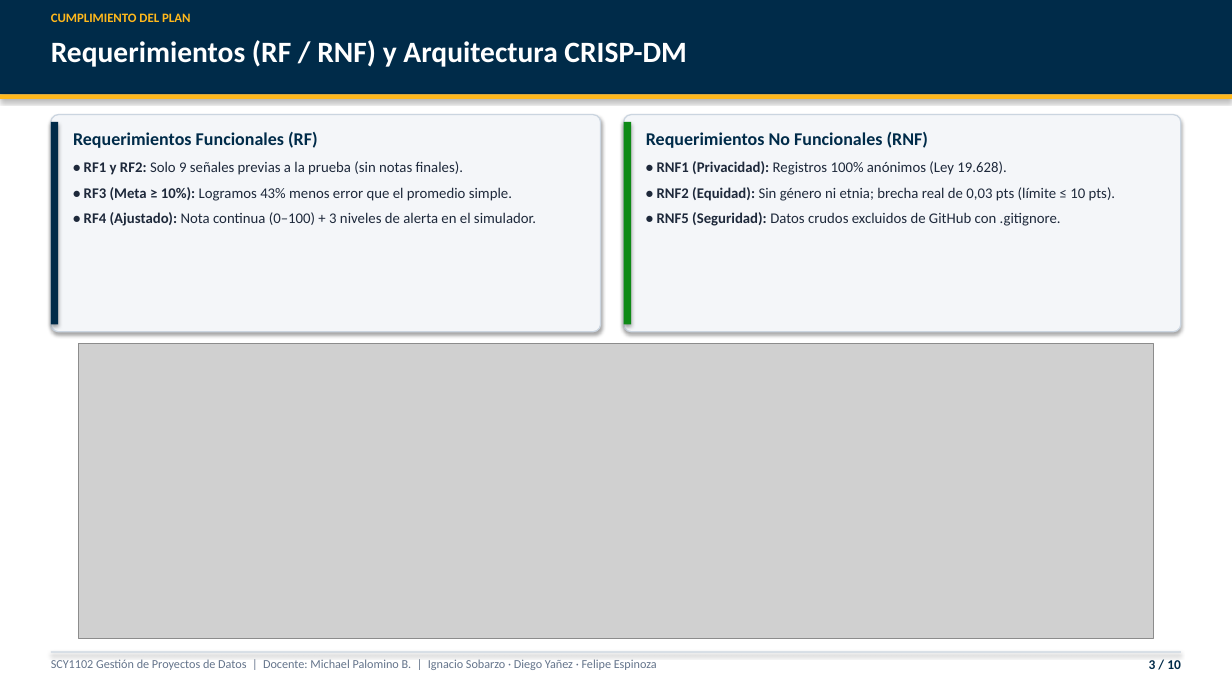
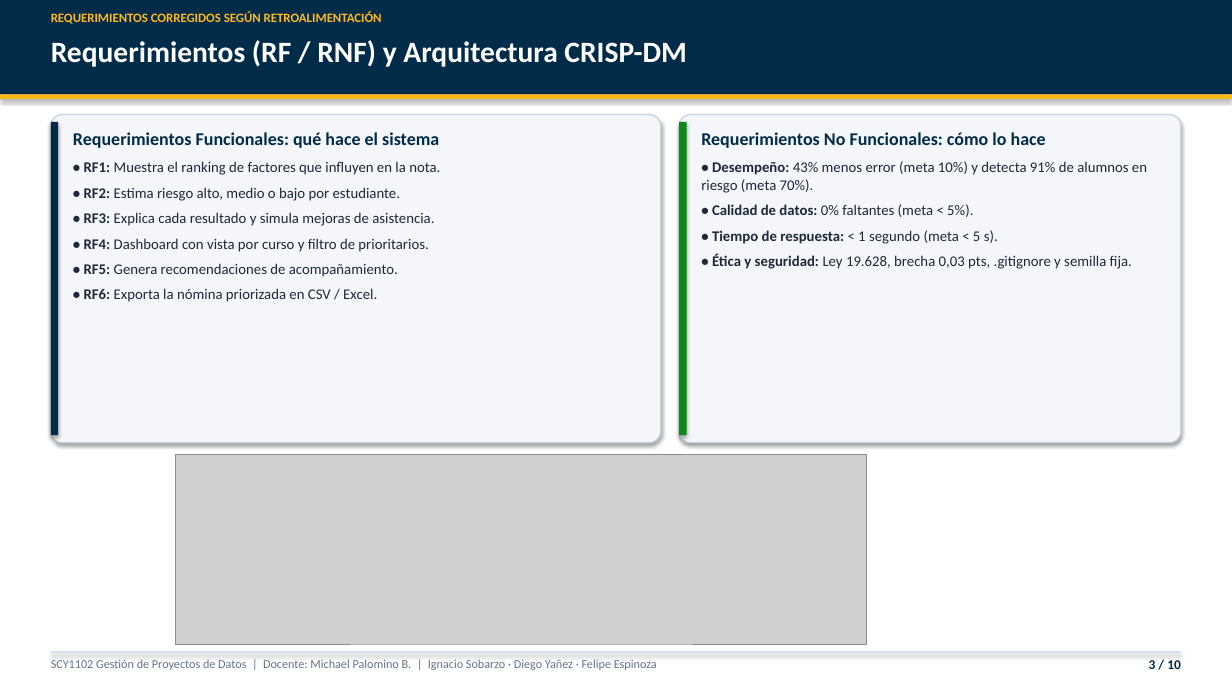
Before and after one commit to IjnacioS/Gestion, a slide deck: slide 3 of docs/entregables/Presentacion_EP6_Caso1_Matematicas.pptx. Drawn at 1232x693 pixels with LibreOffice and Linux fonts; fonts in the diff are those of the drawing; grey boxes stand for pictures. Boxes give left, top, right and bottom in pixels: in the first picture for what was removed or moved away, otherwise in the second. Text is boxed around its words. In the diff, an @@ line names an element or a change of style, - is before the commit and + after.

Commit message:
docs: actualizar RF1-RF6 y RNF corregidos segun retroalimentacion docente en informe, PPTX y guion

```diff
--- a/docs/entregables/Presentacion_EP6_Caso1_Matematicas.pptx
+++ b/docs/entregables/Presentacion_EP6_Caso1_Matematicas.pptx
@@ text at <box>51,11,382,24</box>: text changed @@
-CUMPLIMIENTO DEL PLAN
+REQUERIMIENTOS CORREGIDOS SEGÚN RETROALIMENTACIÓN
@@ rounded rectangle: place and size @@
-rounded rectangle at <box>51,115,601,332</box>
+rounded rectangle at <box>51,115,661,443</box>
@@ rounded rectangle: place and size @@
-rounded rectangle at <box>624,115,1181,332</box>
+rounded rectangle at <box>679,115,1181,443</box>
@@ rectangle: place and size @@
-rectangle at <box>51,122,58,324</box>
+rectangle at <box>51,122,58,435</box>
@@ text at <box>73,132,440,302</box>: text changed @@
-Requerimientos Funcionales (RF)
-• RF1 y RF2: Solo 9 señales previas a la prueba (sin notas finales).
-• RF3 (Meta ≥ 10%): Logramos 43% menos error que el promedio simple.
-• RF4 (Ajustado): Nota continua (0–100) + 3 niveles de alerta en el simulador.
+Requerimientos Funcionales: qué hace el sistema
+• RF1: Muestra el ranking de factores que influyen en la nota.
+• RF2: Estima riesgo alto, medio o bajo por estudiante.
+• RF3: Explica cada resultado y simula mejoras de asistencia.
+• RF4: Dashboard con vista por curso y filtro de prioritarios.
+• RF5: Genera recomendaciones de acompañamiento.
+• RF6: Exporta la nómina priorizada en CSV / Excel.
@@ rectangle: place and size @@
-rectangle at <box>624,122,631,324</box>
+rectangle at <box>679,122,687,435</box>
@@ text at <box>701,132,1147,269</box>: text changed @@
-Requerimientos No Funcionales (RNF)
-• RNF1 (Privacidad): Registros 100% anónimos (Ley 19.628).
-• RNF2 (Equidad): Sin género ni etnia; brecha real de 0,03 pts (límite ≤ 10 pts).
-• RNF5 (Seguridad): Datos crudos excluidos de GitHub con .gitignore.
+Requerimientos No Funcionales: cómo lo hace
+• Desempeño: 43% menos error (meta 10%) y detecta 91% de alumnos en riesgo (meta 70%).
+• Calidad de datos: 0% faltantes (meta < 5%).
+• Tiempo de respuesta: < 1 segundo (meta < 5 s).
+• Ética y seguridad: Ley 19.628, brecha 0,03 pts, .gitignore y semilla fija.
@@ picture: place and size @@
-picture at <box>79,344,1153,639</box>
+picture at <box>176,455,867,644</box>
```
Also in this commit, not shown: 1 other slide changed, 3 other files.
